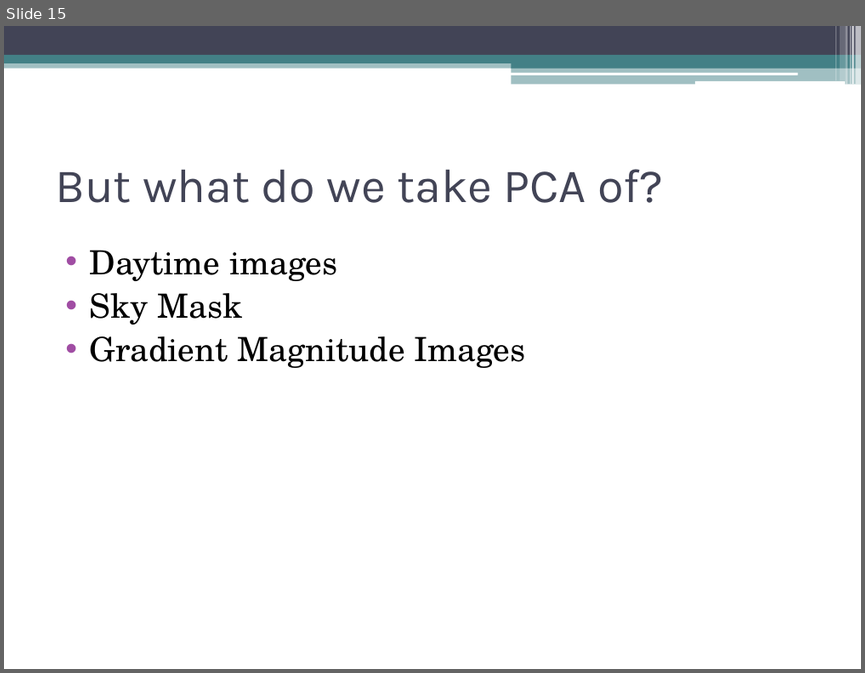
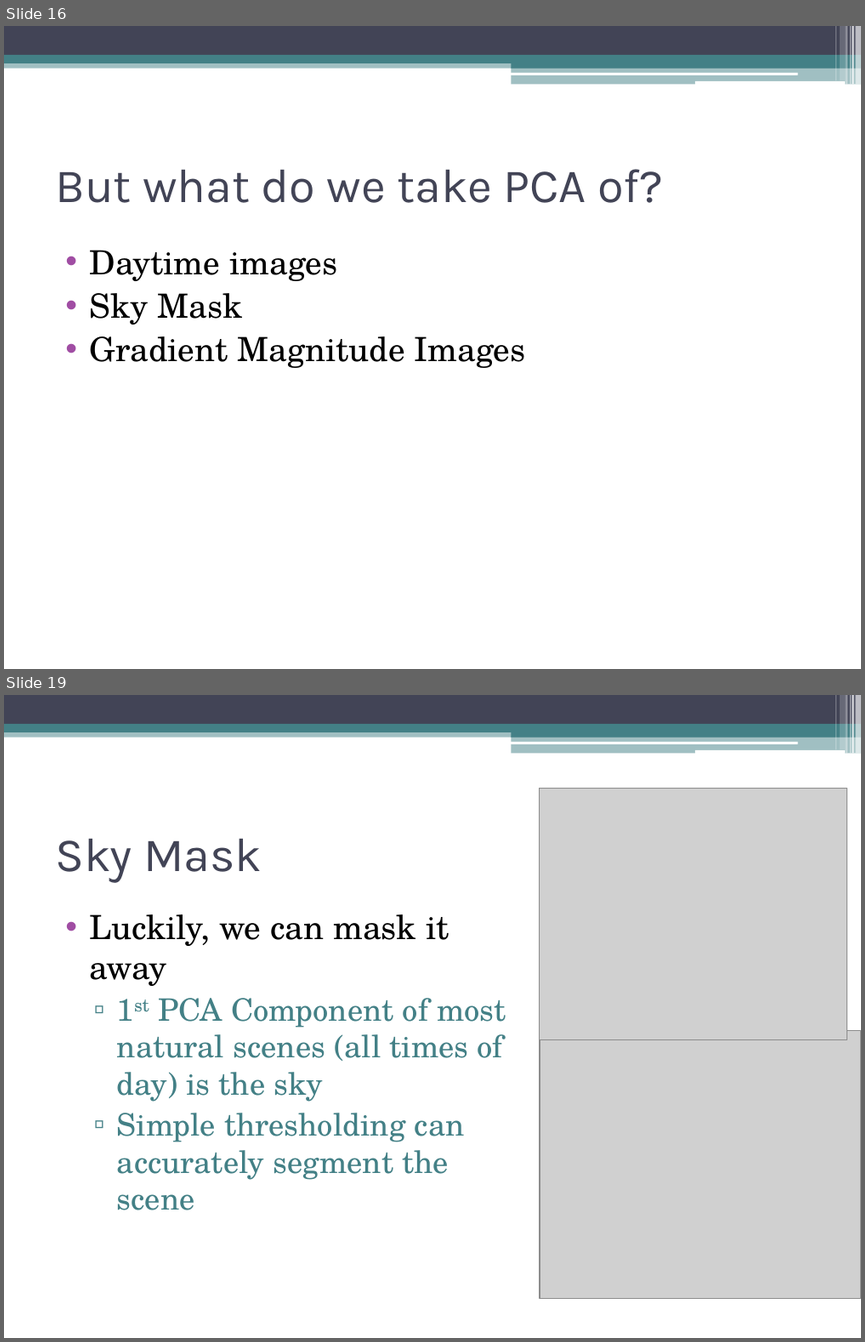
Before and after one commit to dyross/davidrossmastersproject, a slide deck: mastersProject/presentation/visualizationToolsForWebcams.pptx. Shown one above the other, each under a label of ours: slide 15 before the commit, slides 16 and 19 after it; the slides between them are not shown. The pictures are 865x673 and 865x1342 pixels, drawn with LibreOffice and Linux fonts; fonts in the diff are those of the drawing; grey boxes stand for pictures. Boxes give left, top, right and bottom in pixels: in the first picture for what was removed or moved away, otherwise in the second. Text is boxed around its words. In the diff, an @@ line names an element or a change of style, - is before the commit and + after.

```diff
--- a/mastersProject/presentation/visualizationToolsForWebcams.pptx
+++ b/mastersProject/presentation/visualizationToolsForWebcams.pptx
@@ slide 19 added at (4, 695, 861, 1338), background #FFFFFF; not listed: 13 template elements that a slide beside it also shows @@
@@ picture added at (540, 788, 846, 1039) @@
@@ title added at (55, 839, 262, 882), 40 pt, text #424456 @@
+Sky Mask
@@ text added at (90, 914, 506, 1210), 26 pt, text #438086 @@
+• Luckily, we can mask it away
+  ▫ 1st PCA Component of most natural scenes (all times of day) is the sky
+  ▫ Simple thresholding can accurately segment the scene
@@ picture added at (540, 1031, 861, 1299) @@
@@ what was slide 15 is now slide 16 @@
```
Also in this commit, not shown: 7 slides changed, 8 other slides added, 6 slides removed, 8 other files.
